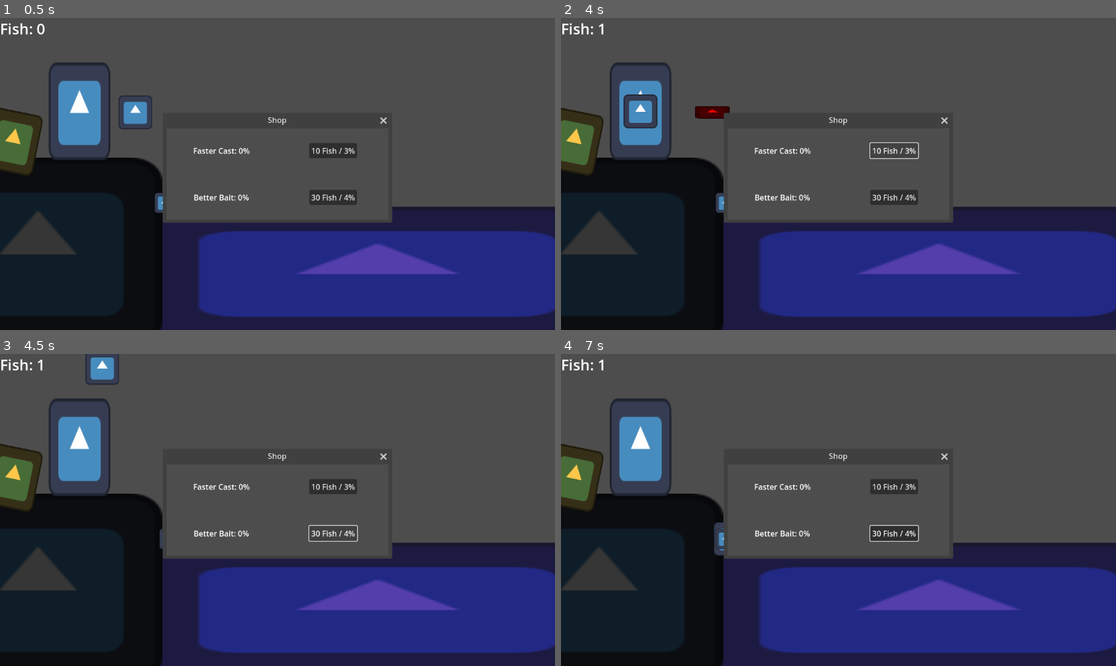
Above: before the commit, frames 1-4 (two rows, left to right).
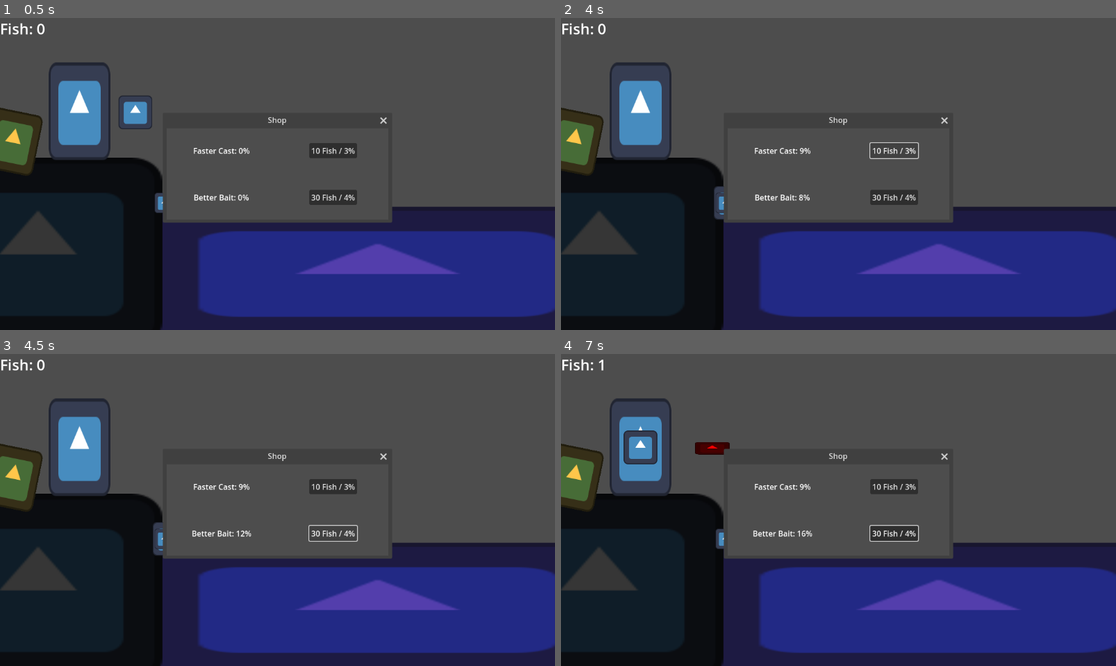
Above: after the commit, the same moments.

Repository: Shuflduf/Fish
Game: Godot game, scene res://node_2d.tscn
The game is run twice, just before and just after one commit, with the same random seed, the same clock (stepped at 60 frames per second) and the same inputs. The engine's default icon, where the game draws it, is replaced by a stand-in: a white triangle on a blue panel in a dark square.
Inputs (mouse positions are in pixels of both pictures, inside the frame that each line leads up to):
- Up to frame 1 (0.5 s): no input
- Up to frame 2 (4 s): click "10 Fish / 3%" at 0.5 s; click "30 Fish / 4%" at 1.25 s; click "10 Fish / 3%" at 2 s; click "30 Fish / 4%" at 2.75 s; click "10 Fish / 3%" at 3.5 s
- Up to frame 3 (4.5 s): click "30 Fish / 4%" at 4.25 s
- Up to frame 4 (7 s): move the mouse to (960, 494) at 5.02 s; click (960, 494) at 5.1 s; tap Enter at 5.75 s; move the mouse to (727, 525) at 5.77 s; click (727, 525) at 5.85 s; tap Space at 6.5 s; move the mouse to (894, 441) at 6.52 s; click (894, 441) at 6.6 s

Frame 1 is identical in both runs. In frame 2, 0.8% of the frame differs, in the area x 6-44%, y 1-65%; in frame 3, 0.7%; in frame 4, 0.9%, in the area x 11-46%, y 24-65%.
Error before the commit: Invalid assignment of property or key 'text' with value of type 'String' on a base object of type 'null instance'. (res://ui.gd:19)

Commit message:
better bait impl

Diff:
--- a/main.gd
+++ b/main.gd
@@ -7,6 +7,9 @@
 # in percent, where 100% is instant and 0% is normal
 var cast_speed = 0.0
 var bait_quality = 0.0
+
+func _ready() -> void:
+	randomize()
 
 
 func _physics_process(delta: float) -> void:
@@ -28,7 +31,8 @@
 	await launch_into(%rod, %rod_hint.global_position, 0, pre_cast_speed)
 
 	%rod_hint.position.x = 0
-	await get_tree().create_timer(randf_range(1, 5)).timeout
+	var wait_time = lerp(randf_range(4, 8), 0.3, bait_quality / 100.0)
+	await get_tree().create_timer(wait_time).timeout
 	var new_fish = $fish.duplicate()
 	add_child(new_fish)
 	new_fish.show()
--- a/ui.gd
+++ b/ui.gd
@@ -16,7 +16,7 @@
 func _on_cast_button_pressed() -> void:
 	if get_parent().cast_speed + 3.0 <= 90:
 		get_parent().cast_speed += 3.0
-		$Window/VBoxContainer/FasterCast/Label.text = \
+		$Window/VBoxContainer/FasterCast/CastLabel.text = \
 				"Faster Cast: " \
 				+ str(get_parent().cast_speed) \
 				+ "%"
@@ -25,7 +25,7 @@
 func _on_bait_button_pressed() -> void:
 	if get_parent().bait_quality <= 80:
 		get_parent().bait_quality += 4.0
-		$Window/VBoxContainer/FasterCast/Label.text = \
+		$Window/VBoxContainer/BetterBait/BaitLabel.text = \
 				"Better Bait: " \
 				+ str(get_parent().bait_quality) \
 				+ "%"
